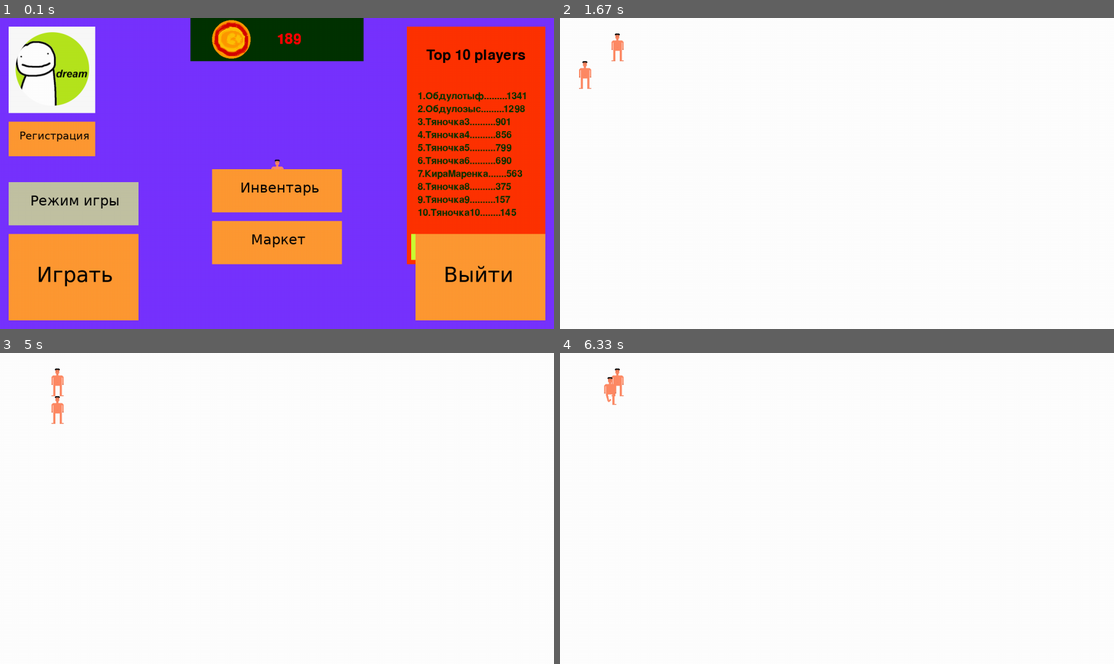
Above: before the commit, frames 1-4 (two rows, left to right).
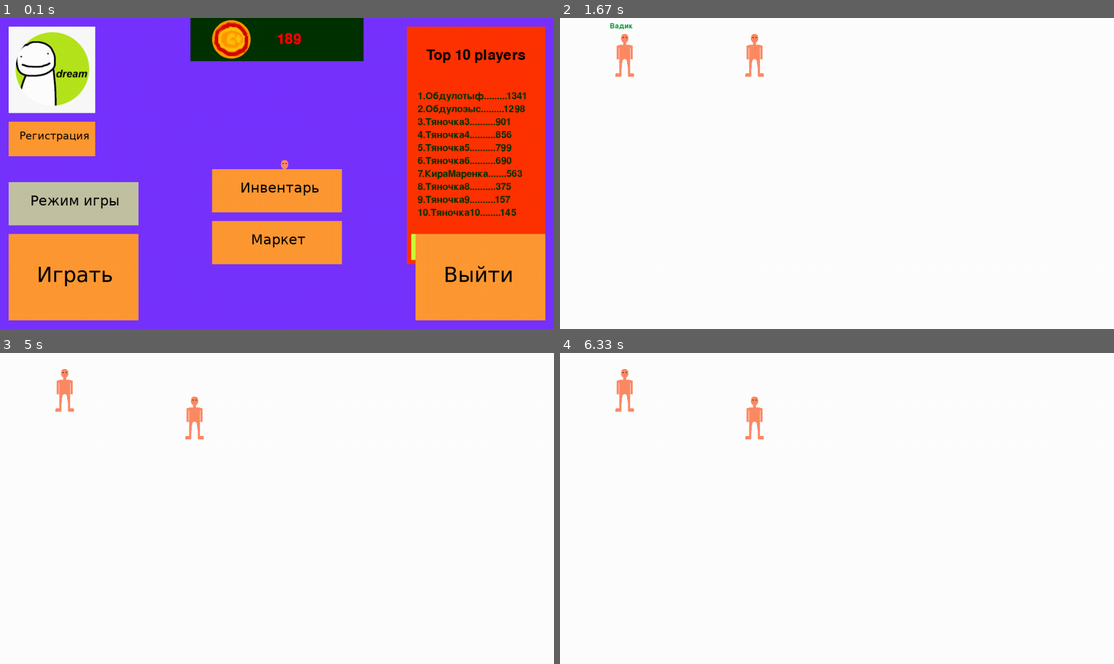
Above: after the commit, the same moments.

Repository: Muhammed19m/Pygame
Game: pygame game, started from cours/main.py
Same seed, same stepped clock (60 frames per second), same inputs: the game is played once before the commit and once after it.
Inputs (mouse positions are in pixels of both pictures, inside the frame that each line leads up to):
- Up to frame 1 (0.1 s): no input
- Up to frame 2 (1.67 s): press the mouse at (632, 276) at 0.37 s; move the mouse to (731, 241) at 0.47 s; release the mouse at (831, 207) at 0.6 s; click (615, 73) at 0.72 s; hold W 1-1.53 s; hold Left 1-1.53 s; hold Left from 1.57 s (still down)
- Up to frame 3 (5 s): release Left at 2.1 s; hold Down 2.13-2.43 s; click (11, 424) at 2.52 s; hold Esc 2.8-3.2 s; hold Left 2.8-3.2 s; click (49, 405) at 3.28 s; click (49, 474) at 3.62 s; click (299, 452) at 3.95 s; tap D at 4.23 s; click (437, 452) at 4.62 s; click (72, 611) at 4.95 s
- Up to frame 4 (6.33 s): hold Left 5.23-5.63 s; hold Up 5.67-6.03 s; hold Right from 6.07 s (still down)

The runs differ from the first frame. In frame 1, less than 0.1% of the frame differs, in the area x 49-53%, y 45-49%; in frame 2, 0.7%, in the area x 3-37%, y 1-23%; in frame 3, 0.6%; in frame 4, 0.7%.

Commit message:
Add files via upload

Diff:
--- a/cours/button.py
+++ b/cours/button.py
@@ -8,6 +8,7 @@
     global window
     window = win
 
+SIZE = None
 
 additional_pngn = os.listdir('images\\additional')
 additional_png = {name[:-4]: pygame.image.load('images\\additional\\'+name) for name in additional_pngn}
@@ -226,3 +227,39 @@
     def render(self):
         self.surf.blit(pygame.font.Font(None, 48).render(str(self.moneys), 1, (255, 0,0 )), (200, 33))
         window.blit(self.surf, self.cord)
+
+
+
+
+
+
+
+
+
+
+class Market:
+    def __init__(self):
+        pass
+    def start(self):
+        exit = Button((SIZE[0]//2-100, SIZE[1]//2+200, 200, 100), (255, 153, 51), 'Exit', 48, width_text=45)
+
+        while True:
+            keys = pygame.key.get_pressed()
+            poss = pygame.mouse.get_pos()
+            press = pygame.mouse.get_pressed()
+            for event in pygame.event.get():
+                if event.type == pygame.QUIT:
+                    pygame.quit()
+                    exit()
+
+            window.fill((51, 51, 153))
+            if keys[pygame.K_ESCAPE]: break
+
+            exit.render()
+            if exit.press(poss, press): break
+
+
+
+
+
+            pygame.display.update()
--- a/cours/main.py
+++ b/cours/main.py
@@ -4,8 +4,8 @@
 import random
 import json
 import pyautogui
-
-from button import ImageButton, Button, globalization, TextBox, Text, Top, Money
+import button
+from button import ImageButton, Button, globalization, TextBox, Text, Top, Money, Market
 from autorization import Reg
 
 pygame.init()
@@ -19,14 +19,14 @@
 pygame.display.set_caption("Cyber cringe 2D city")
 
 display = pygame.Surface(SIZE)
-
+button.SIZE = SIZE
 globalization(window)
 
 
 # ______________________________________
 
-player_images = {"stop": pygame.image.load("images\player\st …(180 unchanged characters)… ame.image.load("images\player\goR2.png")}
-
+player_images = {"stop": pygame.image.load("images\player\st …(180 unchanged characters)… ame.image.load("images\player\goR2.png"), "wR": pygame.image.load('images\player\wR.png'), "wL": pygame.image.load('images\player\wL.png')}
+weapons = {'m1L': pygame.image.load('images\weapon\m1L.png'), 'm1R': pygame.image.load('images\weapon\m1R.png')}
 
 profile_photo = os.listdir("images\profile")
 if profile_photo:
@@ -64,7 +64,7 @@
         self.enter_name = False
 
 
-
+        self.market = Market()
 
         self.reg = Reg(height, width)
 
@@ -104,7 +104,7 @@
             for button in self.buttons_ready:
                 if button.name_button('Играть') and button.press(position_mouse, press_mouse):
                     self.enter_name = False
-                    game.start('Обдулозыс')
+                    game.start('Вадик')
 
 
 
@@ -145,6 +145,9 @@
             #-------------------------
 
 
+            if self.buttons_ready[3].press(position_mouse, press_mouse):
+                self.market.start()
+
             if self.prof.press(position_mouse, press_mouse):
                 pass
             [button.render() for button in self.buttons_ready]
@@ -170,7 +173,7 @@
     def render(self):
         window.blit(player_images[self.image], [self.x, self.y])
 
-    def move(self, keys):
+    def move(self, keys, press_mouse, pos):
         if keys[pygame.K_w] and self.y > 0: self.y -= 1
         if keys[pygame.K_s] and self.y < 1000: self.y += 1
         if keys[pygame.K_a] and self.x > 0:
@@ -189,14 +192,24 @@
                 if self.timer == 30: self.timer = 0
             self.timer += 1
         else: self.image = 'stop'
+        if press_mouse[2]:
+            if pos[0] > self.x:
+                self.image = 'wR'
+                window.blit(weapons['m1R'], (self.x+50, self.y+25))
+            else:
+                self.image = 'wL'
+                window.blit(weapons['m1L'], (self.x+9, self.y+25))
+
+
 
     def cursor(self, position_mouse):
-        if position_mouse[0] > self.x and position_mouse[0] < self.x + 64:
-            if position_mouse[1] > self.y and position_mouse[1] < self.y + 64:
+        if position_mouse[0] > self.x and position_mouse[0] < self.x + 100:
+            if position_mouse[1] > self.y and position_mouse[1] < self.y + 100:
                 self.render_name()
 
     def render_name(self):
-        window.blit(Player.font.render(self.name, 1, (0, 153, 51)), (self.x-8, self.y-25))
+        window.blit(Player.font.render(self.name, 1, (0, 153, 51)), (self.x+15, self.y-25))
+
 
     def auto_move(self, keys):
         if keys[pygame.K_UP] and self.y > 0:
@@ -232,7 +245,7 @@
 
 class Game:
     def __init__(self):
-        self.player = Player('Обдулозыс', (100, 100))
+        self.player = Player('Вадик', (100, 100))
         #self.player.image = 'stop'
        # self.text = Player('     Нияр', (100, 499))
         self.FPS = pygame.time.Clock()
@@ -241,7 +254,7 @@
 
     def start(self, name):#, players={'Muhammed': {self.player.x}}):
         self.player.name = name
-        player2 = Player('Обдулотыф', (100, 100))
+        player2 = Player(' Кирилл', (400, 100))
         while True:
             for event in pygame.event.get():
                 if event.type == pygame.QUIT:
@@ -250,16 +263,18 @@
             window.fill((255, 255, 255))
             keys = pygame.key.get_pressed()
             mouse_pos = pygame.mouse.get_pos()
-
+            press_mouse = pygame.mouse.get_pressed()
             #scroll[0] += int(self.player.x)
             #scroll[1] += int(self.player.y)
 
-            self.player.move(keys)
+
             self.player.cursor(mouse_pos)
             self.player.render()
+            self.player.move(keys, press_mouse, mouse_pos)
+
             player2.render()
             player2.cursor(mouse_pos)
-            player2.auto_move(keys)
+            player2.move(keys, press_mouse, mouse_pos)
         #    self.text.auto_move(keys)
          #   self.text.render()
           #  self.text.cursor(mouse_pos)
Binary file changed: cours/images/player/goL1.png
Binary file changed: cours/images/player/goL2.png
Binary file changed: cours/images/player/goR1.png
Binary file changed: cours/images/player/goR2.png
Binary file changed: cours/images/player/stop.png
Binary file added: cours/images/player/wL.png
Binary file added: cours/images/player/wR.png
Binary file added: cours/images/weapon/m1L.png
Binary file added: cours/images/weapon/m1R.png
